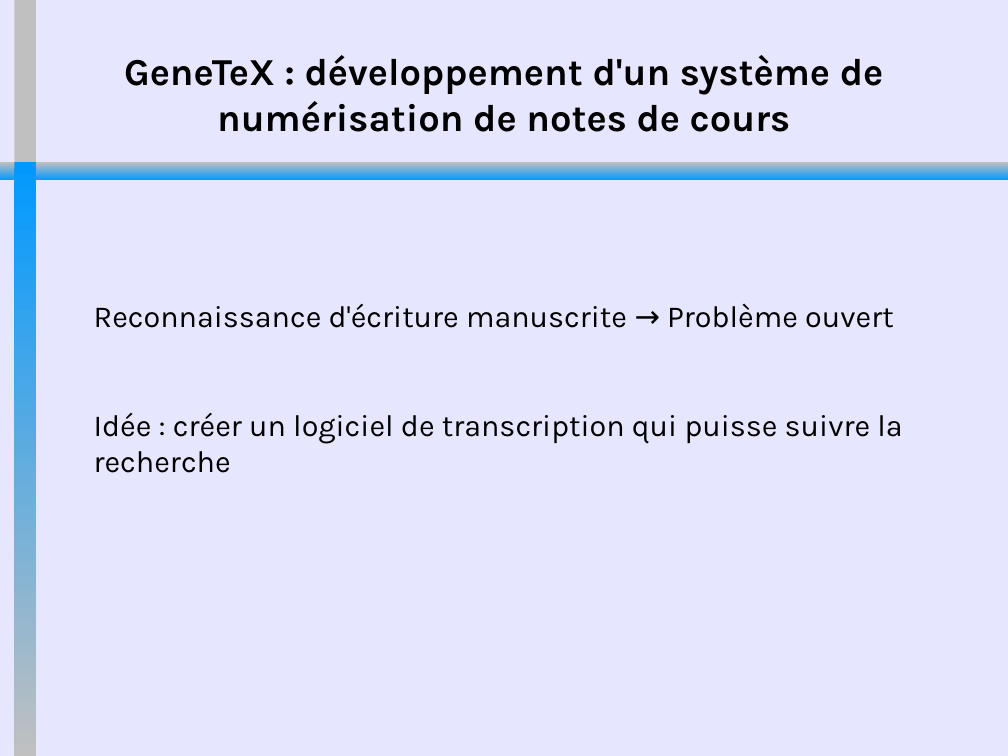
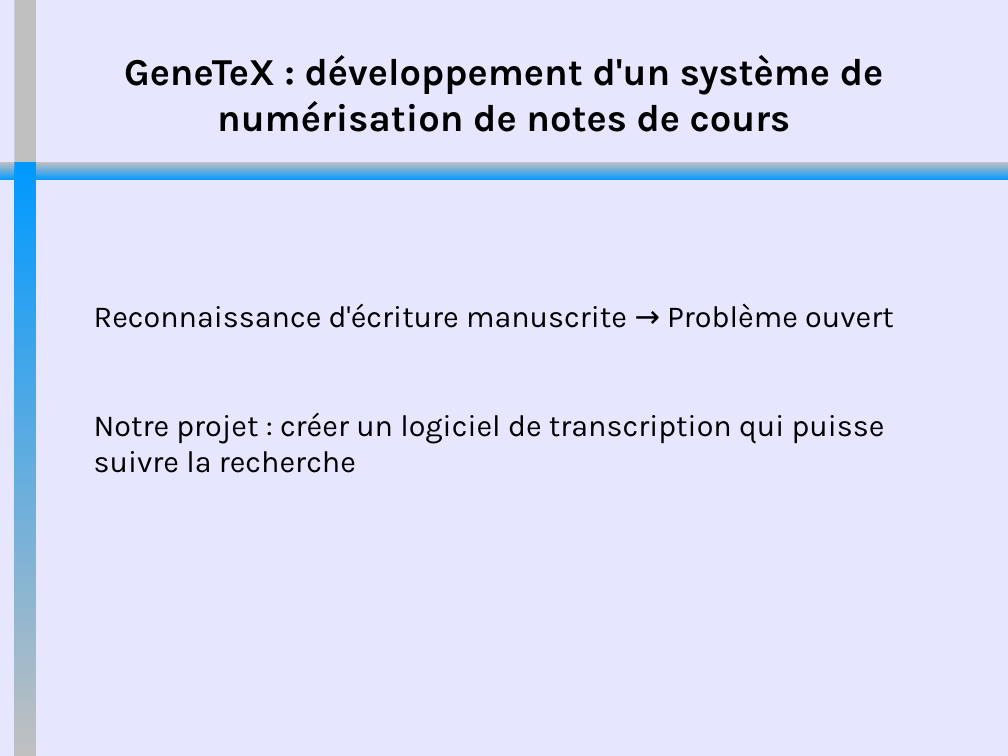
Before and after one commit to MehdiBksr/GeneTeX, a slide deck: slide 2 of documentation/SoutenanceGeneTeX.odp. Drawn at 1008x756 pixels with LibreOffice and Linux fonts; fonts in the diff are those of the drawing. Boxes give left, top, right and bottom in pixels: in the first picture for what was removed or moved away, otherwise in the second. Text is boxed around its words. In the diff, an @@ line names an element or a change of style, - is before the commit and + after.

```diff
--- a/documentation/SoutenanceGeneTeX.odp
+++ b/documentation/SoutenanceGeneTeX.odp
@@ text at (94,413,885,473): text changed @@
-Idée : créer un logiciel de transcription qui puisse suivre la recherche
+Notre projet : créer un logiciel de transcription qui puisse suivre la recherche
```
Also in this commit, not shown: 2 other slides changed, 1 slide added, 1 slide removed.
